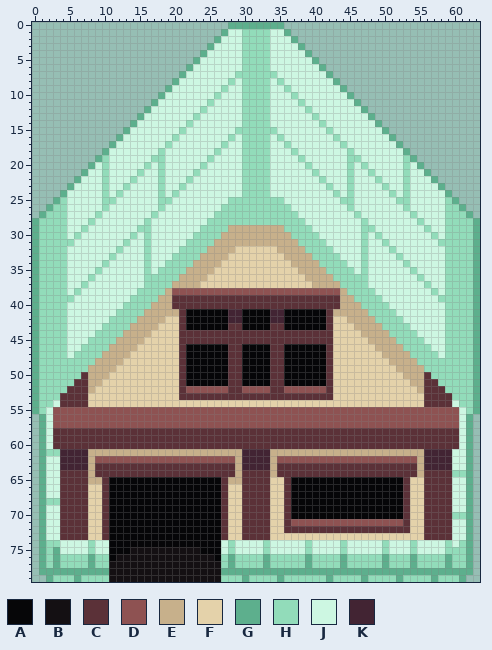
Pixel-art file, stored at assets/houses/house_3.aseprite. Above, as it was before the edit.
64x80 pixels, 1 frame.
Palette (. is transparent): A #060608  B #141013  C #5b3138  D #8e5252  E #c7b08b  F #e4d2aa  G #5daf8d  H #92dcba  J #cdf7e2  K #422433
New version:
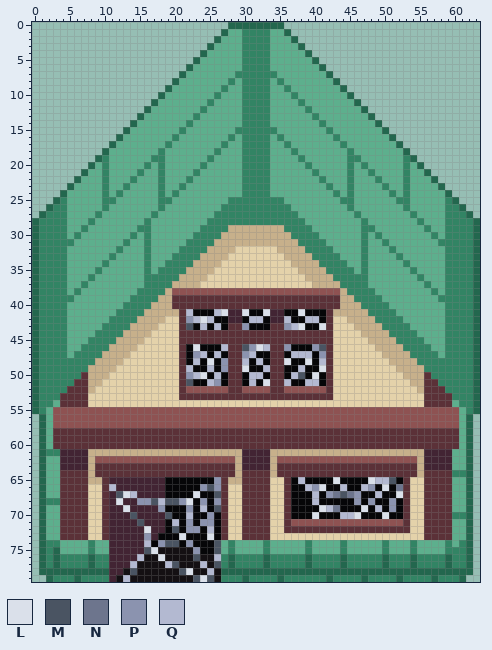
Colours new in this view: L #dae0ea  M #4a5462  N #6d758d  P #8b93af  Q #b3b9d1
The edit:
colour G: #5daf8d -> #23674e
colour H: #92dcba -> #328464
colour J: #cdf7e2 -> #5daf8d
Changed rows in their new state; - is a pixel that keeps its letter.
first column x 22:
41 Q---QL--L--L----L---
42 PQLQ-----QQ---Q--QQ-
43 M-Q-Q---P-----PQL--L
46 -L---Q--MPLQ--P---PM
47 -PQ-Q---PQ-----QQQ-P
48 -Q-L-P--Q-Q---L--L-Q
49 Q--Q-P--L--Q----Q--L
50 PQL-Q----QQ----QM-L-
51 M--QP----Q-L--Q--QQ-
first column x 11:
65 KKKKKKKK-------P-----------Q----L----LQQM-
66 QKKKKKKK-----PMP------------QPL--Q--QP-L-N
67 KMLQKKKK----L--M-------------Q-PNMNP--Q--L
68 KLKKPPMQMMPL-P-P-------------Q-----P-P--P-
69 KKLKKKKP---P-Q-M--------------LQN---L-Q-P-
70 KKKMKKKKM--Q--P--------------L---QQL---L--
71 KKKKMKKK-Q-P-PP---------------------------
72 KKKKKLKK-M-PP-Q---------------------------
73 KKKKKPK---L---L---------------------------
74 KKKKKQ-PMM-P---M--------------------------
75 KKKKKML-----P--M--------------------------
76 KKKKQ--L----M--Q--------------------------
77 KKKQ----QM---Q-M--------------------------
78 KK-M------ML--Q---------------------------
79 K-Q---------MLM---------------------------
Where, in picture pixels (left, top, right, bottom), the same in both pictures:
changed: (32, 22, 480, 582)
